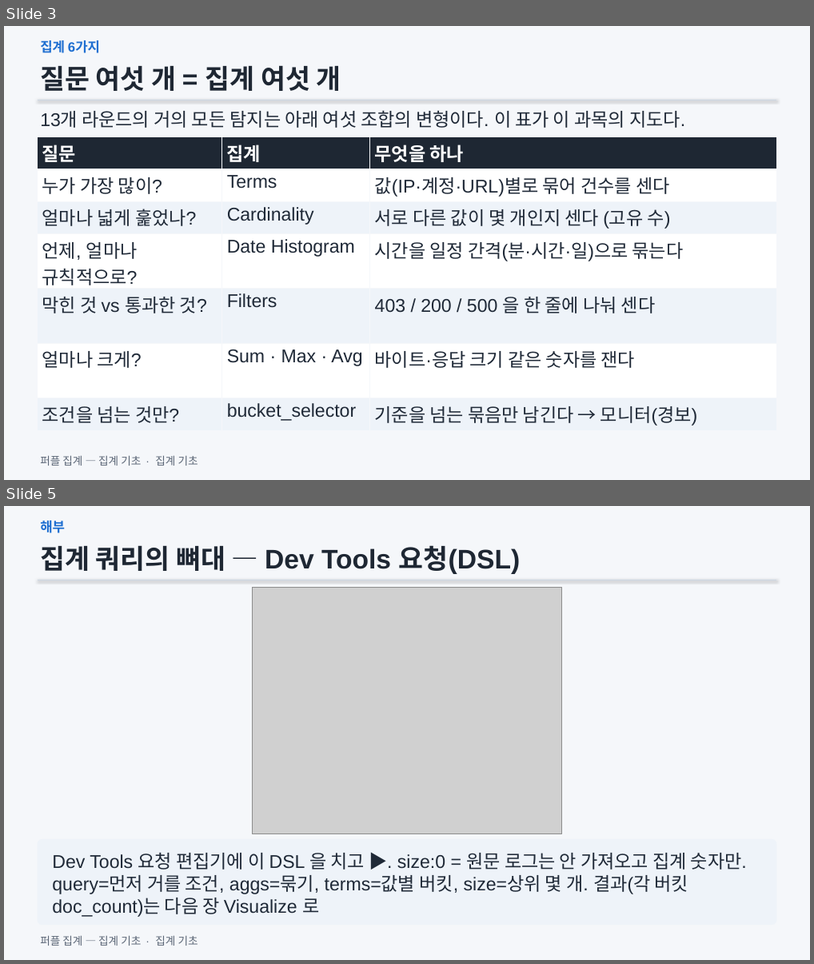
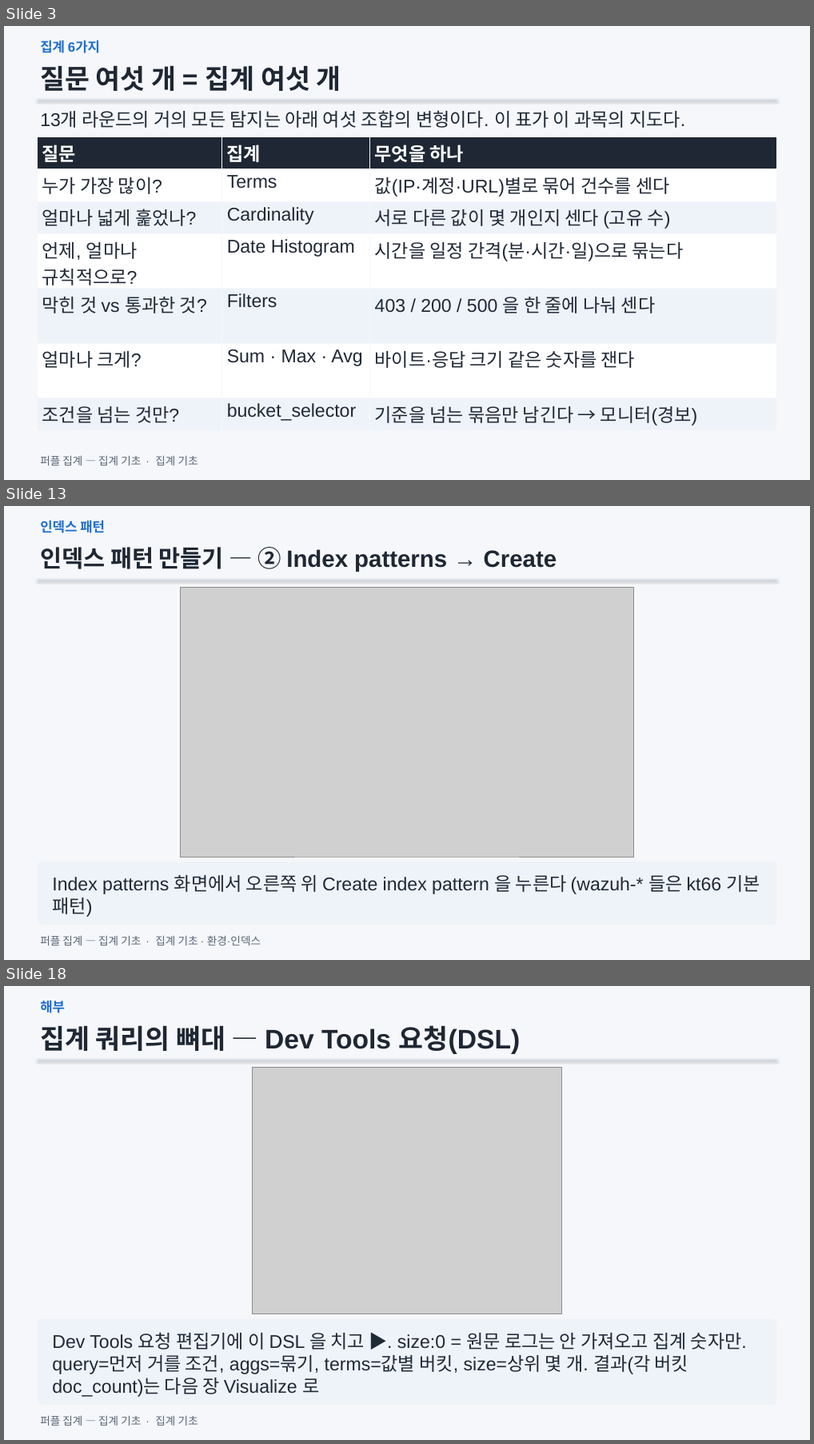
Before and after one commit to mrgrit/hack_ir_with_wazuh, a slide deck: slides/Module02_집계기초.pptx. Shown one above the other, each under a label of ours: slides 3 and 5 before the commit, slides 3, 13 and 18 after it; the slides between them are not shown. The pictures are 814x964 and 814x1444 pixels, drawn with LibreOffice and Linux fonts; fonts in the diff are those of the drawing; grey boxes stand for pictures. Boxes give left, top, right and bottom in pixels: in the first picture for what was removed or moved away, otherwise in the second. Text is boxed around its words. In the diff, an @@ line names an element or a change of style, - is before the commit and + after.

```diff
--- a/slides/Module02_집계기초.pptx
+++ b/slides/Module02_집계기초.pptx
@@ slide 13 added at bbox=[4, 506, 810, 960], background #F5F7FA @@
@@ text added at bbox=[40, 520, 105, 533], 16 pt, text #1F6FD1, bold @@
+인덱스 패턴
@@ text added at bbox=[40, 547, 557, 572], 28 pt, text #1E2733, bold @@
+인덱스 패턴 만들기 — ② Index patterns → Create
@@ line added from (38, 580) to (777, 580), #CBD5E1 1.25 pt @@
@@ picture added at bbox=[181, 587, 634, 856] @@
@@ rounded rectangle added at bbox=[38, 861, 777, 924], fill #EEF3F9 @@
@@ text added at bbox=[52, 875, 761, 916], 22 pt, text #1F2937 @@
+Index patterns 화면에서 오른쪽 위 Create index pattern 을 누른다 (wazuh-* 들은 kt66 기본 패턴)
@@ text added at bbox=[40, 935, 261, 945], 13 pt, text #5B6676 @@
+퍼플 집계 — 집계 기초 · 집계 기초 · 환경·인덱스
@@ what was slide 5 is now slide 18 @@
```
Also in this commit, not shown: 1 slide changed, 12 other slides added, 3 other files.
